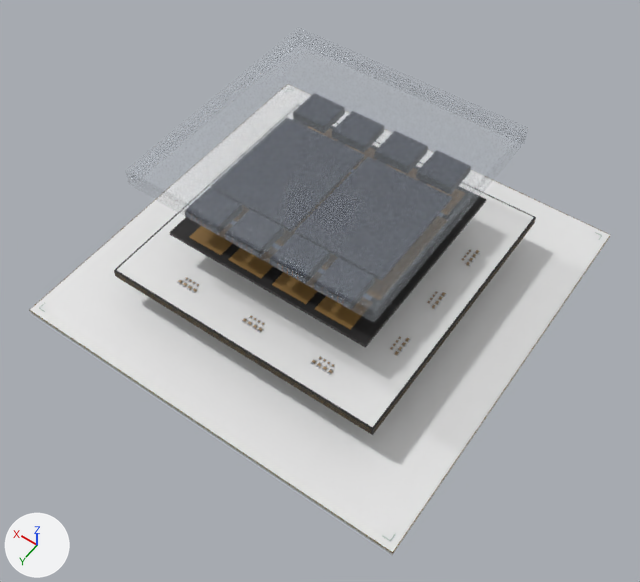
The glTF model tools/blender/references/chip-gb300.glb: old version first, new version second.
Camera for both pictures: a 50 mm lens placed at (-0.092, 0.1337, 0.1982), pointed at (-0.0068, 0.0144, 0.0108). The lights are fixed; the arrows at lower left show +X, +Y and +Z. The older version comes first. Where no turn or scale is listed for an object, it has been applied to the vertices. Vertices at exactly the same position are counted once.

The first picture shows 'REFERENCE_chip-gb300_0000', 'REFERENCE_chip-gb300_0001', 'REFERENCE_chip-gb300_0006', 'REFERENCE_chip-gb300_0014', 'REFERENCE_chip-gb300_0015', 'REFERENCE_chip-gb300_0019', 'REFERENCE_chip-gb300_0020' and 5 more.
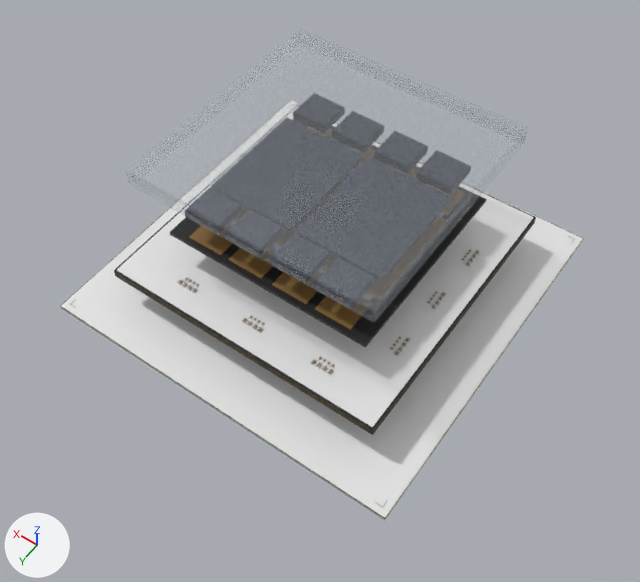
What differs and where, as boxes (x1, y1, x2, y2) in the pictures (640 x 582 px; the box of a moved part takes in the faces that stretch with it):
'REFERENCE_chip-gb300_0000', rescaled (10% narrower, 12% shorter)
    before: (30, 180, 610, 555)
    after: (61, 192, 583, 521)
'REFERENCE_chip-gb300_0020', reshaped (10% narrower, 12% shorter)
    before: (29, 180, 611, 553)
    after: (60, 191, 583, 519)
part 2 of me_mesh_20, moved or reshaped
    before: (29, 310, 393, 553)
    after: (60, 306, 385, 519)
part 3 of me_mesh_20, moved or reshaped
    before: (393, 235, 611, 553)
    after: (385, 239, 583, 519)
part 4 of me_mesh_20, moved or reshaped
    before: (494, 180, 610, 235)
    after: (484, 191, 582, 238)
part 5 of me_mesh_20, moved or reshaped
    before: (32, 200, 155, 308)
    after: (60, 208, 170, 306)

Patch to the scene script:
```diff
--- a/tools/blender/references/chip-gb300.glb.py
+++ b/tools/blender/references/chip-gb300.glb.py
@@ me_mesh_0 @@
 # used by ob_reference_chip_gb300_0000; location = (0.0, 0.0, -0.0008)
-me_mesh_0.from_pydata(...)  # 8 vertices, 12 faces; spans x -0.06..0.06, y -0.06..0.06, z -0.0008..0.0008
+me_mesh_0.from_pydata(...)  # 8 vertices, 12 faces; spans x -0.054..0.054, y -0.054..0.054, z -0.0008..0.0008
+# me_mesh_0 part 1: the whole mesh is scaled about its middle by (0.9, 0.9, 1)
 me_mesh_0.materials.append(mat_host_board_solder_mask)
@@ me_mesh_20 @@
 # used by ob_reference_chip_gb300_0020; location = (0.0, 0.0, 0.0)
-me_mesh_20.from_pydata(...)  # 128 vertices, 192 faces; spans x -0.0601..0.0601, y -0.0601..0.0601, z -0.0002..0.0118
+me_mesh_20.from_pydata(...)  # 128 vertices, 192 faces; spans x -0.0541..0.0541, y -0.0541..0.0541, z -0.0002..0.0118
+# me_mesh_20 part 2: the loose piece of 8 vertices spanning x -0.06..0.06, y 0.0599..0.0601, z -0.0002..0.0 is scaled about its middle by (0.9, 1, 1), then moved by (0.0, -0.006, 0.0)
+# me_mesh_20 part 3: the loose piece of 8 vertices spanning x -0.0601..-0.0599, y -0.06..0.06, z -0.0002..0.0 is scaled about its middle by (1, 0.9, 1), then moved by (0.006, 0.0, 0.0)
+# me_mesh_20 part 4: the loose piece of 8 vertices spanning x -0.06..0.06, y -0.0601..-0.0599, z -0.0002..0.0 is scaled about its middle by (0.9, 1, 1), then moved by (0.0, 0.006, 0.0)
+# me_mesh_20 part 5: the loose piece of 8 vertices spanning x 0.0599..0.0601, y -0.06..0.06, z -0.0002..0.0 is scaled about its middle by (1, 0.9, 1), then moved by (-0.006, 0.0, 0.0)
 me_mesh_20.materials.append(mat_physical_20)
```
